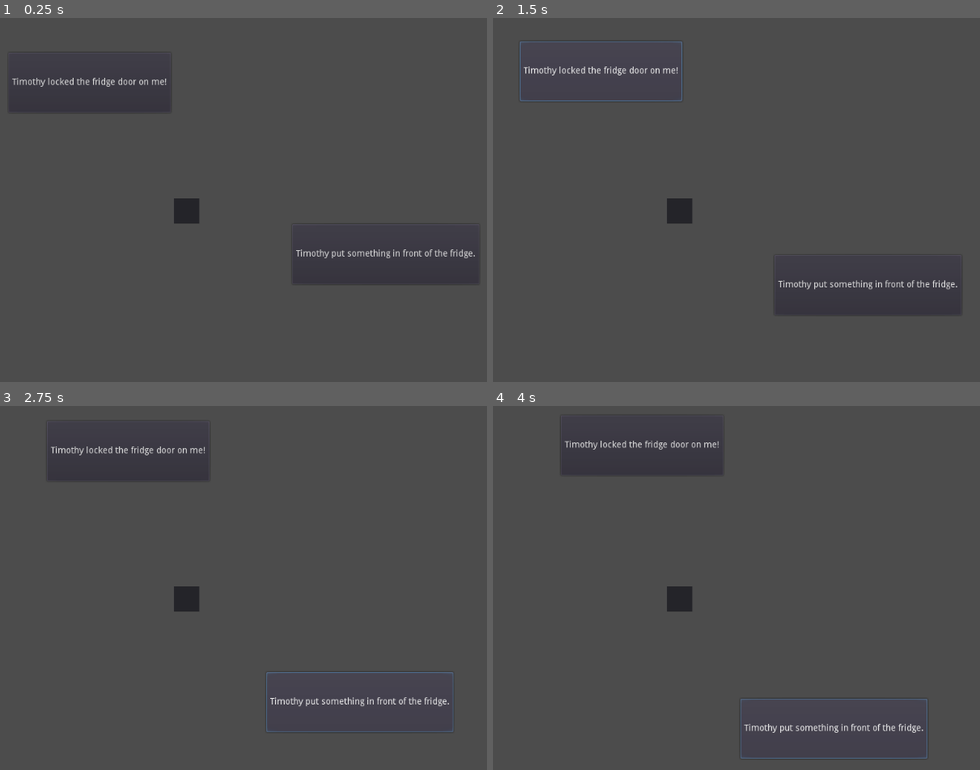
Above: before the commit, frames 1-4 (two rows, left to right).
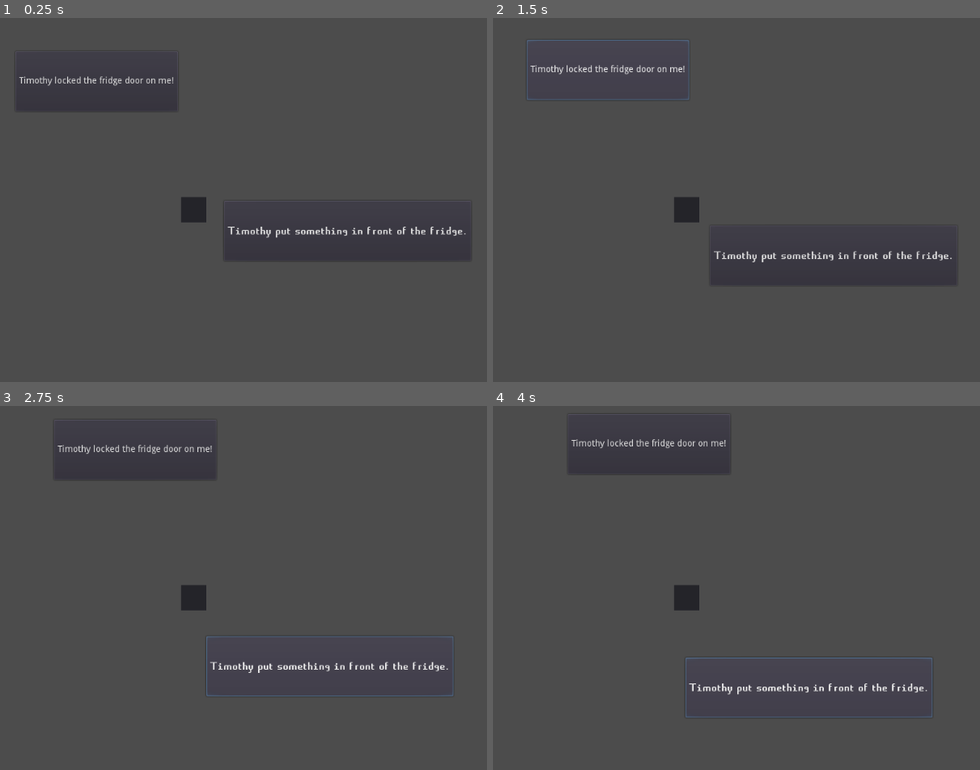
Above: after the commit, the same moments.

Repository: lplinna/timothydishes
Game: Godot game, scene res://scene1.tscn
The game is run twice, just before and just after one commit, with the same random seed, the same clock (stepped at 60 frames per second) and the same inputs.
Inputs:
- Up to frame 1 (0.25 s): no input
- Up to frame 2 (1.5 s): click "Timothy put something in fron…" at 0.5 s; click "Timothy locked the fridge doo…" at 1.25 s
- Up to frame 3 (2.75 s): click "Timothy put something in fron…" at 2 s
- Up to frame 4 (4 s): click "Timothy locked the fridge doo…" at 2.75 s; click "Timothy put something in fron…" at 3.5 s

The runs differ from the first frame. In frame 1, 1.5% of the frame differs, in the area x 2-98%, y 9-73%; in frame 2, 1.9%; in frame 3, 2.0%; in frame 4, 2.0%, in the area x 14-91%, y 2-97%.

Commit message:
Added a cool font

Diff:
--- /dev/null
+++ b/assets2/font_saved_tres.tres
@@ -0,0 +1,6 @@
+[gd_resource type="DynamicFont" load_steps=2 format=2]
+
+[ext_resource path="res://assets2/urgence-game-legible.ttf" type="DynamicFontData" id=1]
+
+[resource]
+font_data = ExtResource( 1 )
--- a/scene1.tscn
+++ b/scene1.tscn
@@ -1,10 +1,15 @@
-[gd_scene load_steps=2 format=2]
+[gd_scene load_steps=3 format=2]
 
 [ext_resource path="res://orbit.gd" type="Script" id=1]
+[ext_resource path="res://assets2/font_saved_tres.tres" type="DynamicFont" id=2]
 
 [node name="Control" type="Control"]
 anchor_right = 1.0
 anchor_bottom = 1.0
+margin_left = 11.0
+margin_top = -2.0
+margin_right = 11.0
+margin_bottom = -2.0
 __meta__ = {
 "_edit_use_anchors_": false
 }
@@ -24,10 +29,11 @@
 anchor_top = 0.5
 anchor_right = 0.5
 anchor_bottom = 0.5
-margin_left = 170.0
-margin_top = 11.0
-margin_right = 466.0
-margin_bottom = 106.0
+margin_left = 49.0
+margin_top = -22.0
+margin_right = 440.0
+margin_bottom = 73.0
+custom_fonts/font = ExtResource( 2 )
 text = "Timothy put something in front of the fridge."
 __meta__ = {
 "_edit_use_anchors_": false
Binary file added: assets2/urgence-game-legible.ttf
